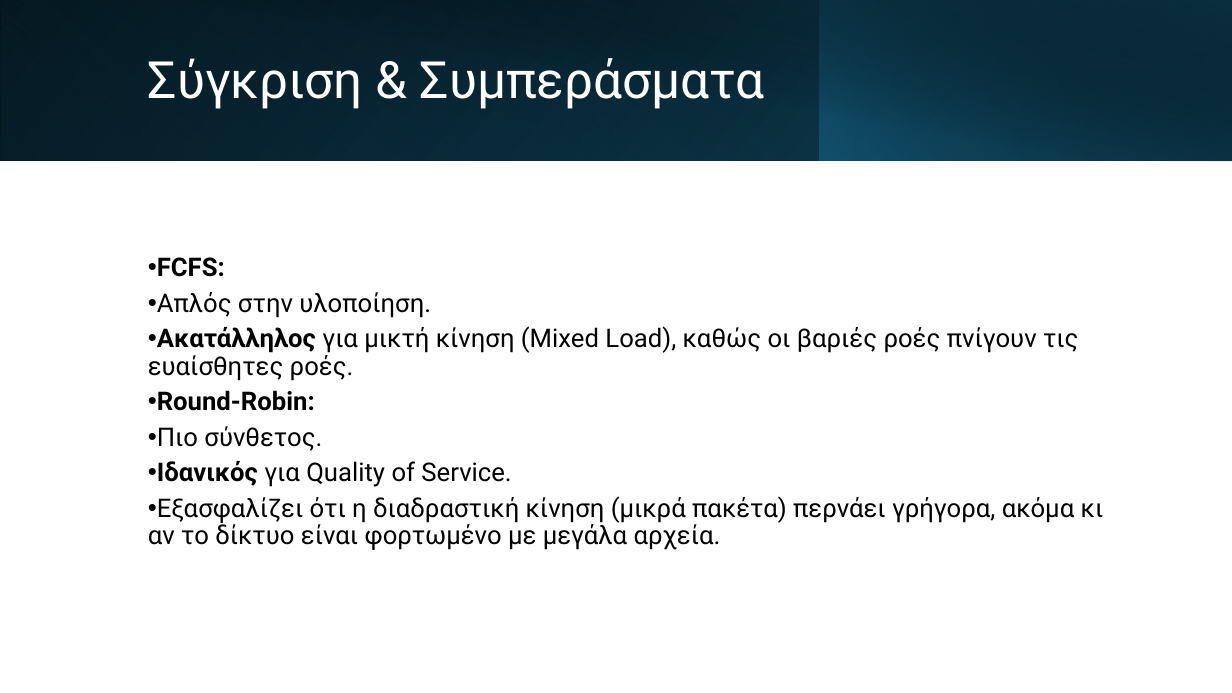
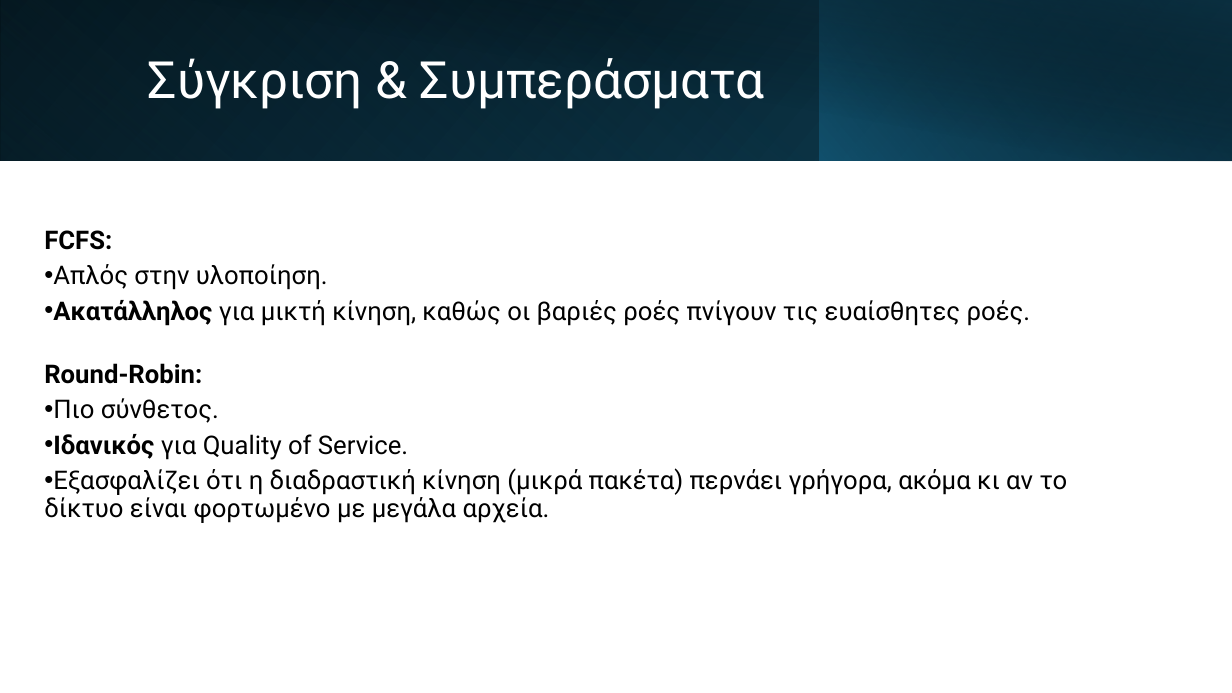
Before and after one commit to AlexandrosChal/Event-driven-network-simulation-in-Python-and-SimPy, a slide deck: slide 36 of Παρουσίαση.pptx. Drawn at 1232x693 pixels with LibreOffice and Linux fonts; fonts in the diff are those of the drawing. Boxes give left, top, right and bottom in pixels: in the first picture for what was removed or moved away, otherwise in the second. Text is boxed around its words. In the diff, an @@ line names an element or a change of style, - is before the commit and + after.

```diff
--- a/Παρουσίαση.pptx
+++ b/Παρουσίαση.pptx
@@ subtitle "FCFS:": place and size @@
-subtitle "FCFS:" at (148,257,1104,550)
+subtitle "FCFS:" at (44,230,1068,523)
@@ subtitle at (44,230,202,384): bullet • to none @@
@@ subtitle at (53,300,1031,326): text changed @@
-• Ακατάλληλος για μικτή κίνηση (Mixed Load), καθώς οι βαριές ροές πνίγουν τις ευαίσθητες ροές.
+• Ακατάλληλος για μικτή κίνηση, καθώς οι βαριές ροές πνίγουν τις ευαίσθητες ροές.
```
Also in this commit, not shown: 3 other slides changed, 2 other files.
